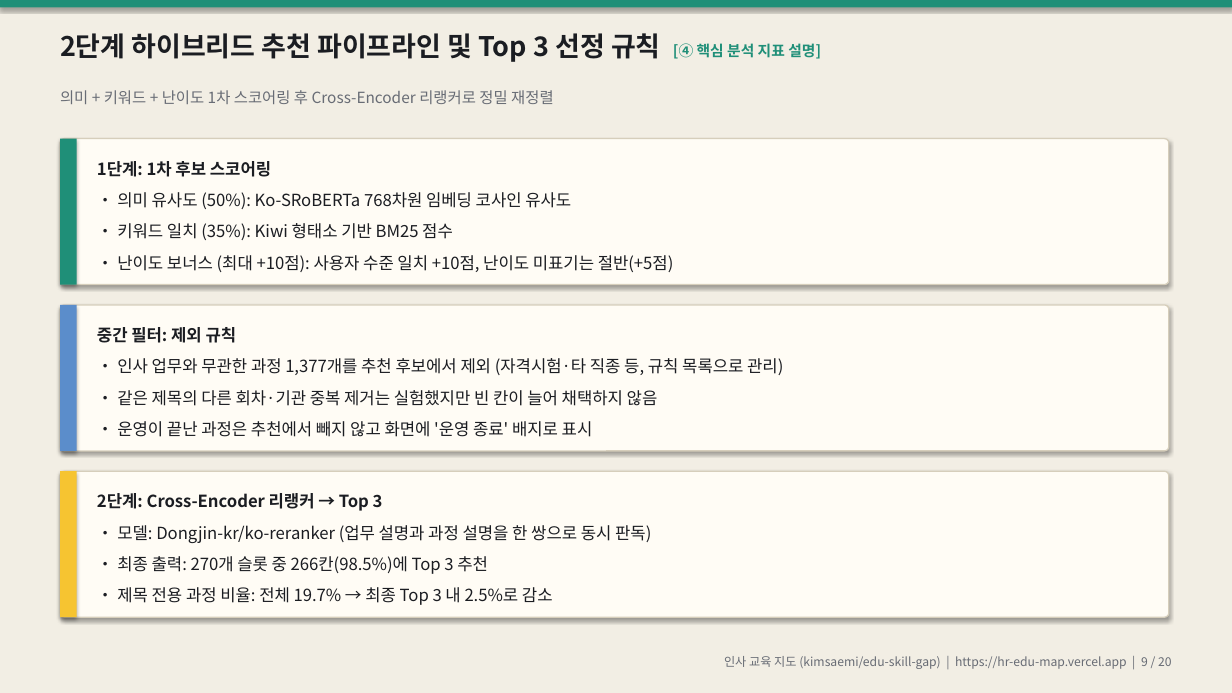
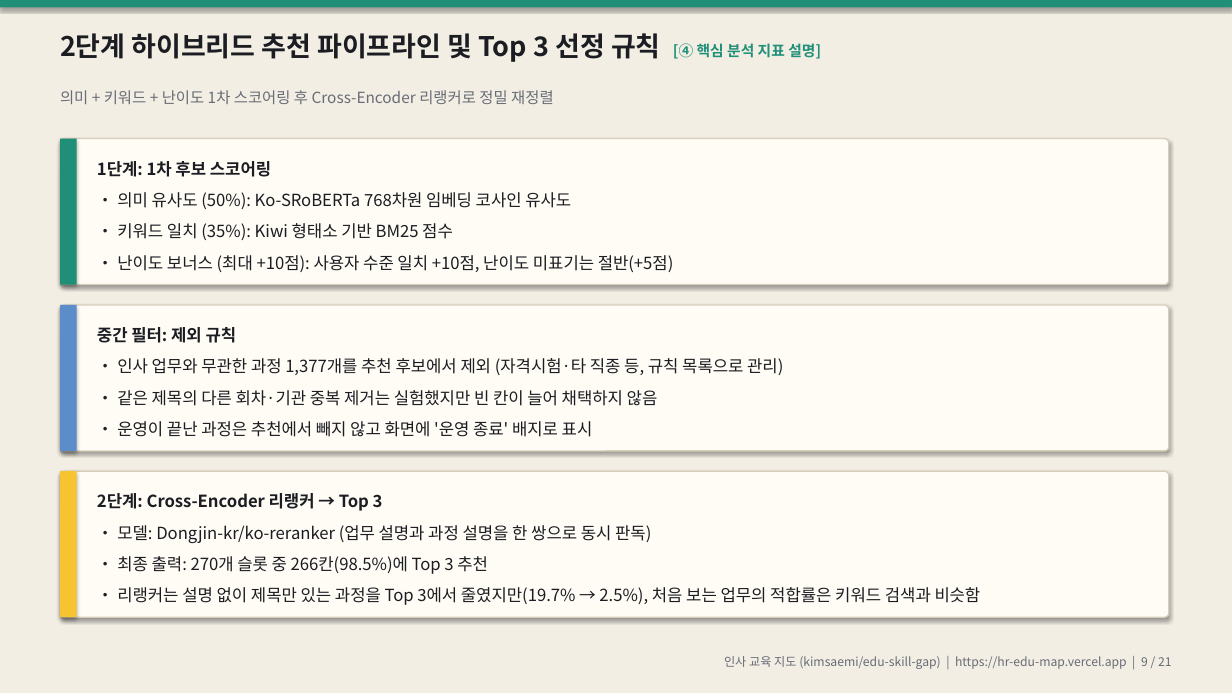
Before and after one commit to kimsaemi/edu-skill-gap, a slide deck: slide 9 of presentation/HR_교육지도_발표.pptx. Drawn at 1232x693 pixels with LibreOffice and Linux fonts; fonts in the diff are those of the drawing. Boxes give left, top, right and bottom in pixels: in the first picture for what was removed or moved away, otherwise in the second. Text is boxed around its words. In the diff, an @@ line names an element or a change of style, - is before the commit and + after.

```diff
--- a/presentation/HR_교육지도_발표.pptx
+++ b/presentation/HR_교육지도_발표.pptx
@@ text at (117, 587, 981, 605): text changed @@
-• 제목 전용 과정 비율: 전체 19.7% → 최종 Top 3 내 2.5%로 감소
+• 리랭커는 설명 없이 제목만 있는 과정을 Top 3에서 줄였지만(19.7% → 2.5%), 처음 보는 업무의 적합률은 키워드 검색과 비슷함
@@ text at (724, 656, 1171, 669): text changed @@
-인사 교육 지도 (kimsaemi/edu-skill-gap) | https://hr-edu-map.vercel.app | 9 / 20
+인사 교육 지도 (kimsaemi/edu-skill-gap) | https://hr-edu-map.vercel.app | 9 / 21
```
Also in this commit, not shown: 19 other slides changed, 1 slide added, 8 other files.
